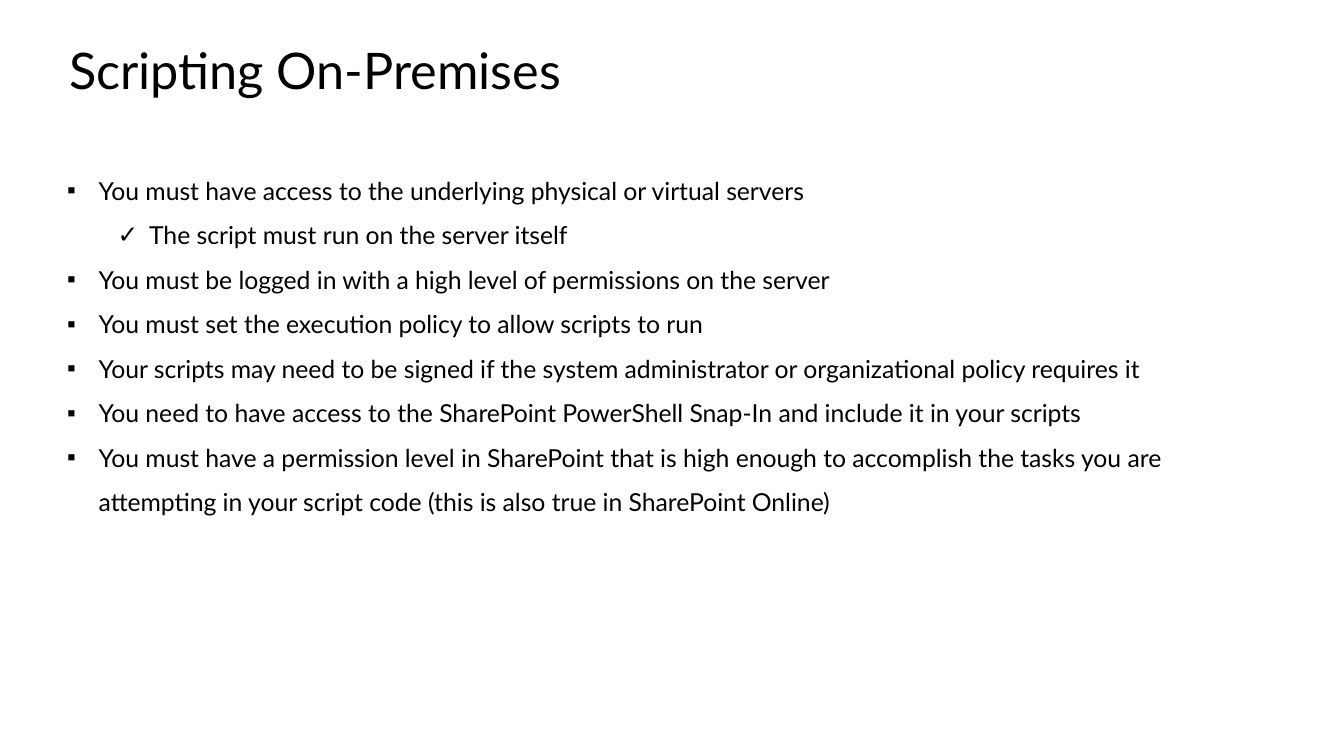
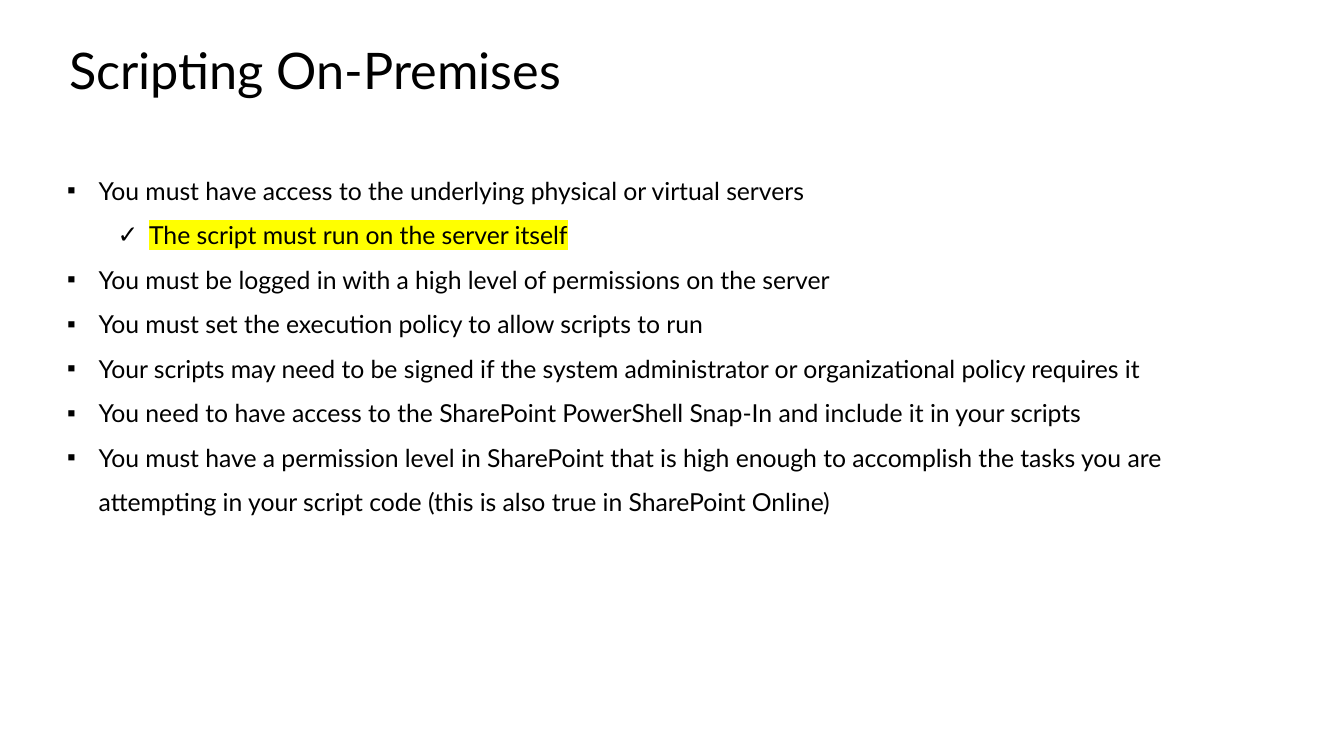
Before and after one commit to JPOWER4/SharePoint-2019-Training, a slide deck: slide 4 of Microsoft SharePoint 2019 Module 11.pptx. Drawn at 1344x756 pixels with LibreOffice and Linux fonts; fonts in the diff are those of the drawing. Boxes give left, top, right and bottom in pixels: in the first picture for what was removed or moved away, otherwise in the second. Text is boxed around its words. In the diff, an @@ line names an element or a change of style, - is before the commit and + after.

```diff
--- a/Microsoft SharePoint 2019 Module 11.pptx
+++ b/Microsoft SharePoint 2019 Module 11.pptx
@@ text at (x1=149, y1=225, x2=568, y2=249): highlight none to #FFFF00 in "The script must run on the server ..." @@
```
Also in this commit, not shown: 2 other files.
